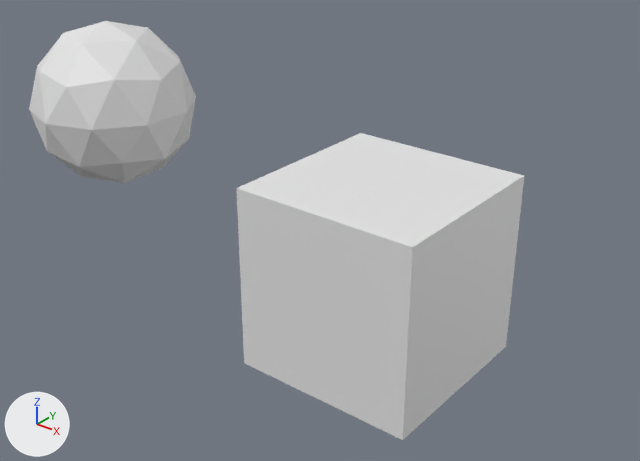
One commit to the COLLADA model Quetzal/Quetzal/Models/ModelCol/ls.dae: the scene before it, then after it.
Both versions are drawn from a 50 mm lens placed at (5.5, -6.6, 5.33), pointed at (-0.86, 1.35, 0.4). Arrows for +X, +Y and +Z are at lower left; the lights stay in place.
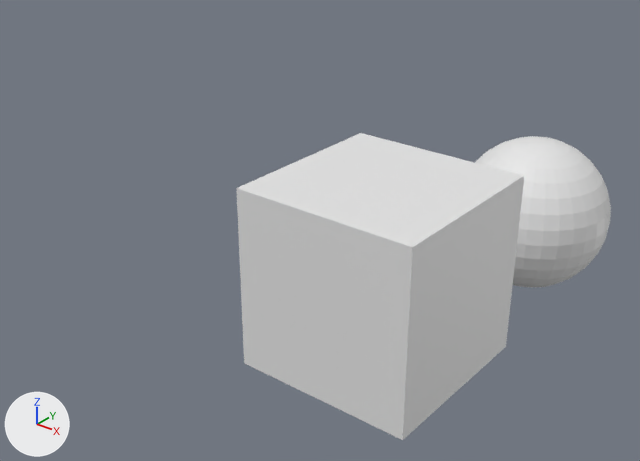
The newer file is also turned or shifted as a whole; pictures and numbers use the older file's frame.

Changed parts and their boxes (x1, y1, x2, y2) in the pictures (640 x 461 px):
'Icosphere', deleted
    before: (29, 21, 196, 183)
'Sphere', added
    after: (475, 136, 611, 287)

What the commit changed:
Mesh me_sphere is new.
It is a UV sphere (32 segments, 16 rings, poles along z) spanning x -1.0..1.0, y -1.0..1.0, z -1.0..1.0.
Object 'Icosphere' (ob_icosphere) is deleted.
Object 'Sphere' (ob_sphere) is new; it shows me_sphere.
Its location is (1.0, 3.51, 0.42).
